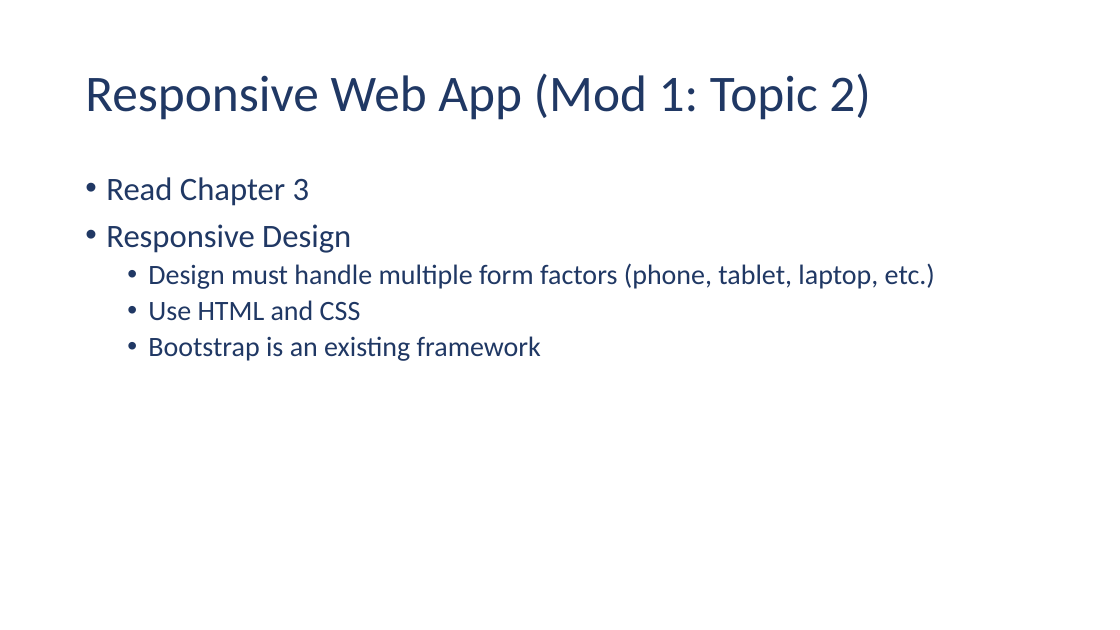
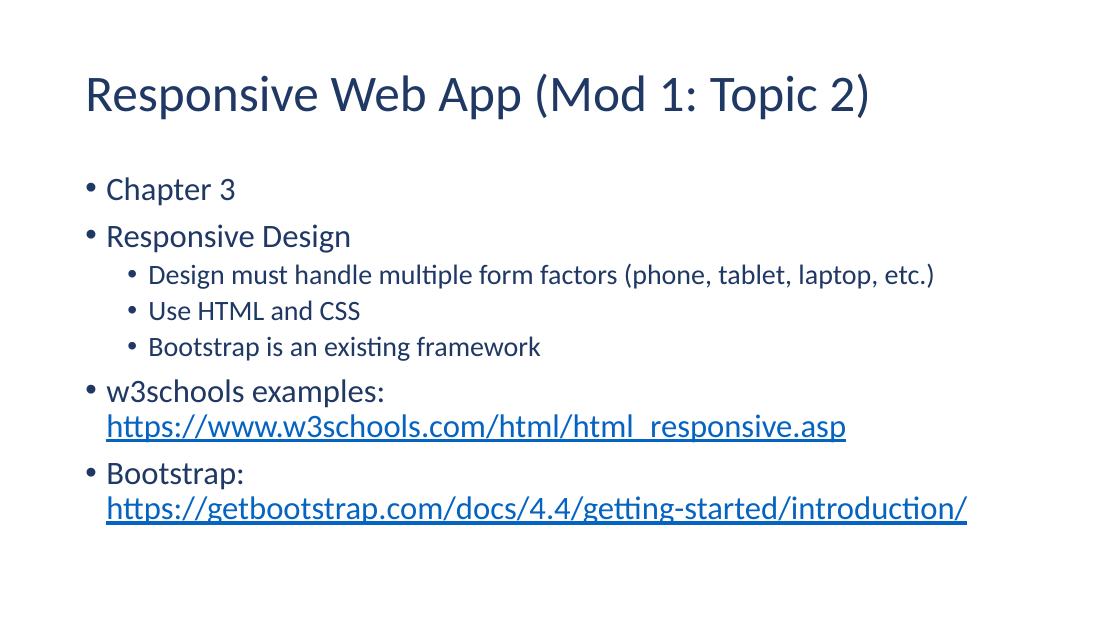
Before and after one commit to ehennis/CIS174, a slide deck: slide 14 of 2022-SPR/Week01.pptx (slide 11 before the commit). Drawn at 1120x630 pixels with LibreOffice and Linux fonts; fonts in the diff are those of the drawing. Boxes give left, top, right and bottom in pixels: in the first picture for what was removed or moved away, otherwise in the second. Text is boxed around its words. In the diff, an @@ line names an element or a change of style, - is before the commit and + after.

```diff
--- a/2022-SPR/Week01.pptx
+++ b/2022-SPR/Week01.pptx
@@ text at bbox=[106, 177, 236, 206]: text changed @@
-• Read Chapter 3
+• Chapter 3
@@ text at bbox=[106, 379, 967, 525]: paragraphs added @@
+• w3schools examples: https://www.w3schools.com/html/html_responsive.asp
+• Bootstrap: https://getbootstrap.com/docs/4.4/getting-started/introduction/
```
Also in this commit, not shown: 5 other slides changed, 3 slides added.
